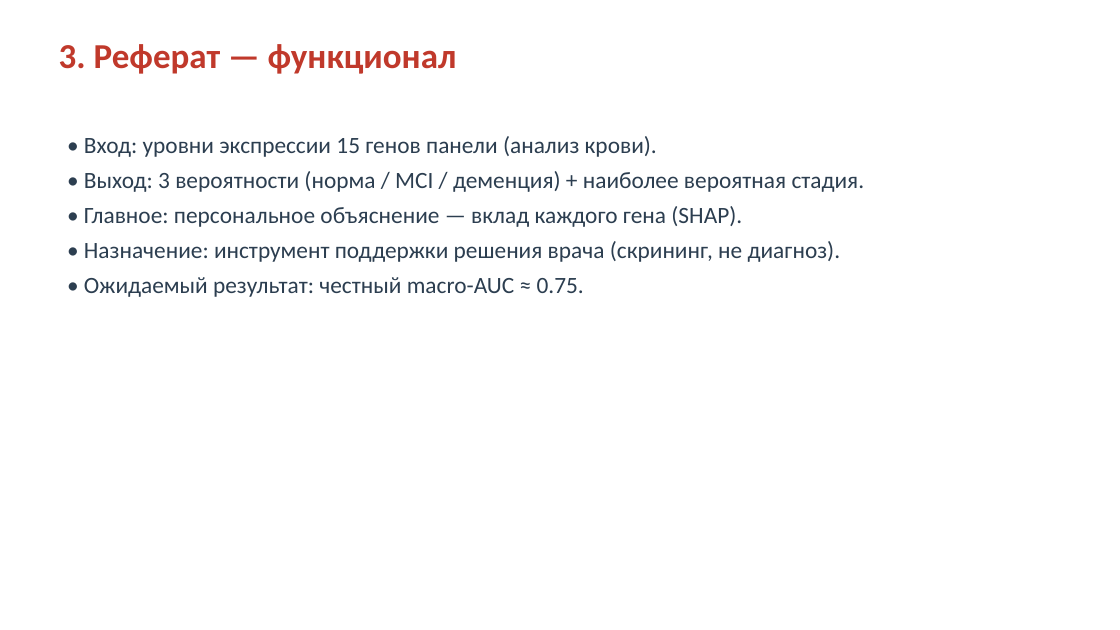
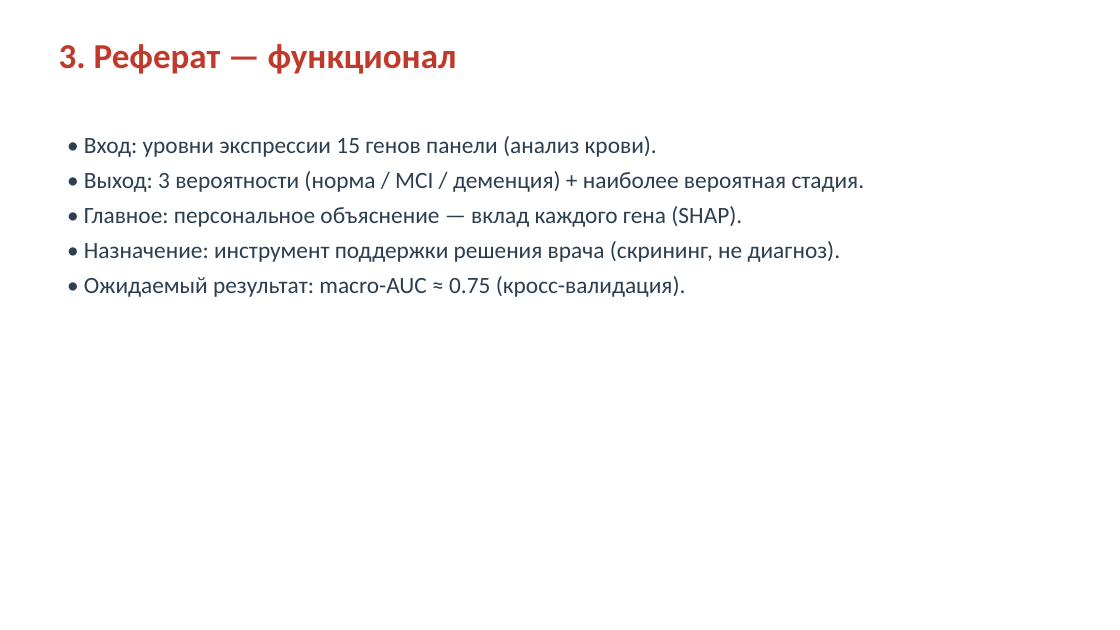
Before and after one commit to vverakorolevaa/alzheimer, a slide deck: slide 4 of docs/Презентация_AD_Blood_Stage.pptx. Drawn at 1120x630 pixels with LibreOffice and Linux fonts; fonts in the diff are those of the drawing. Boxes give left, top, right and bottom in pixels: in the first picture for what was removed or moved away, otherwise in the second. Text is boxed around its words. In the diff, an @@ line names an element or a change of style, - is before the commit and + after.

```diff
--- a/docs/Презентация_AD_Blood_Stage.pptx
+++ b/docs/Презентация_AD_Blood_Stage.pptx
@@ text at <box>84,276,686,297</box>: text changed @@
-• Ожидаемый результат: честный macro-AUC ≈ 0.75.
+• Ожидаемый результат: macro-AUC ≈ 0.75 (кросс-валидация).
```
Also in this commit, not shown: 6 other slides changed, 10 other files.
